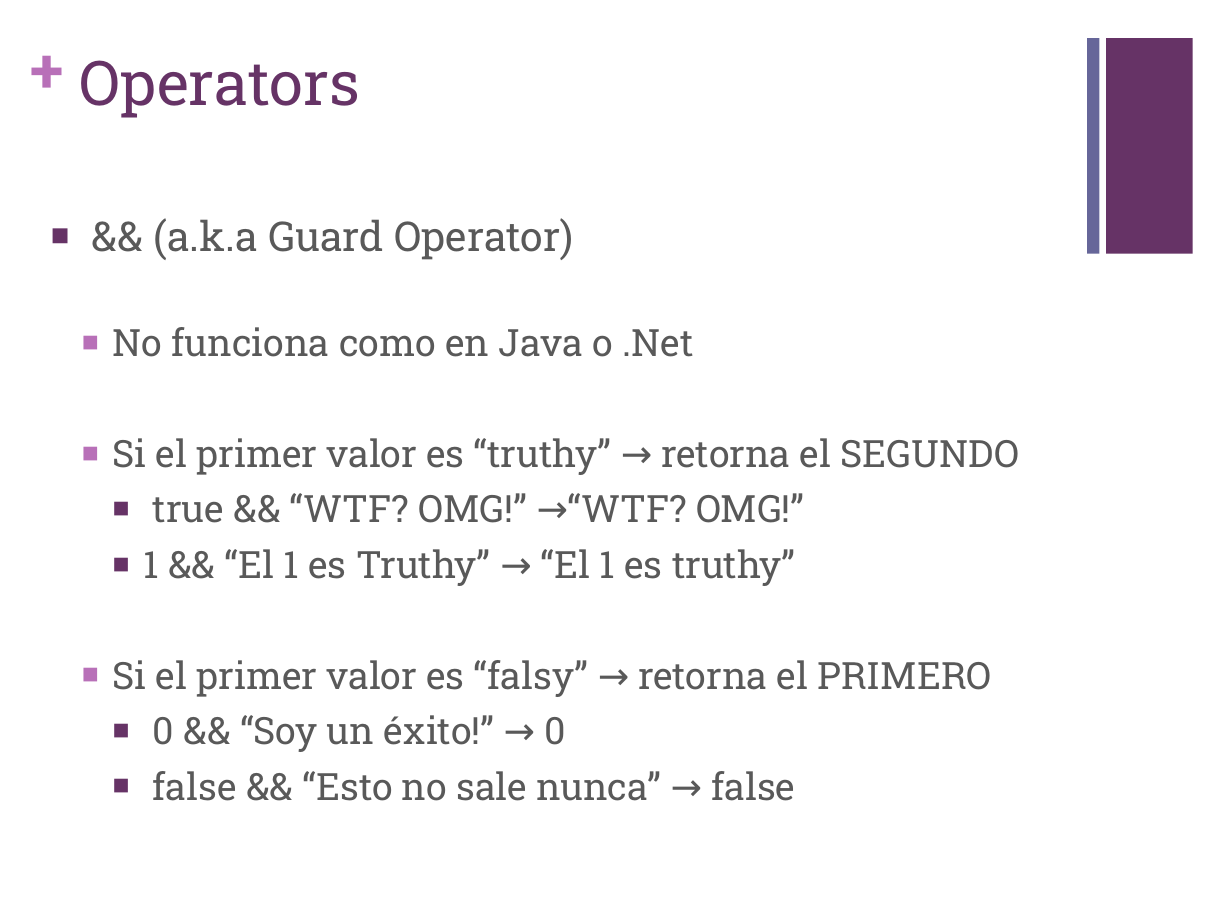
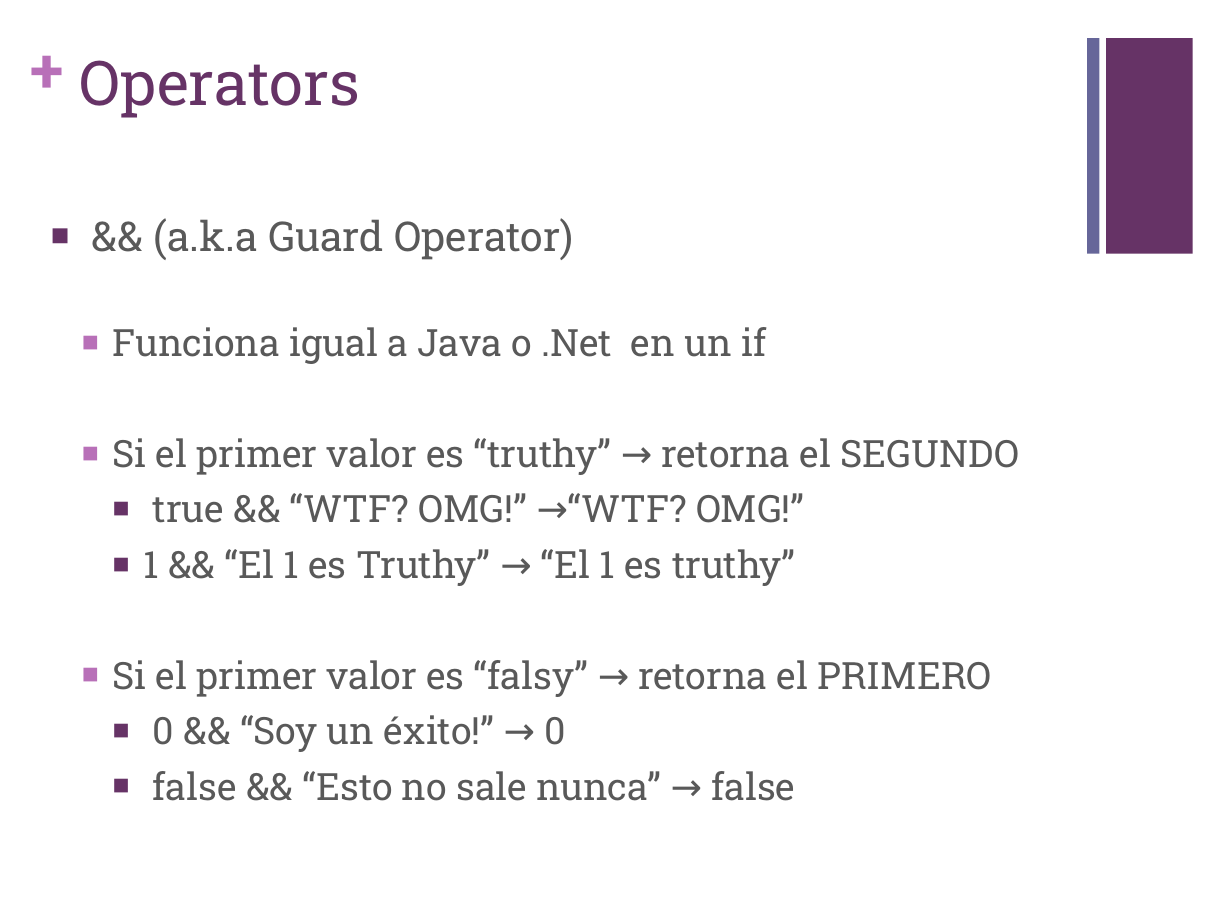
Before and after one commit to v1ct0rv/TallerJavascript, a slide deck: slide 13 of 02-Introduccion-Javascript/Javascript101.pptx. Drawn at 1232x924 pixels with LibreOffice and Linux fonts; fonts in the diff are those of the drawing. Boxes give left, top, right and bottom in pixels: in the first picture for what was removed or moved away, otherwise in the second. Text is boxed around its words. In the diff, an @@ line names an element or a change of style, - is before the commit and + after.

```diff
--- a/02-Introduccion-Javascript/Javascript101.pptx
+++ b/02-Introduccion-Javascript/Javascript101.pptx
@@ text at [113, 327, 766, 364]: text changed @@
-  ■ No funciona como en Java o .Net
+  ■ Funciona igual a Java o .Net en un if
```
Also in this commit, not shown: 3 other slides changed, 2 other files.
